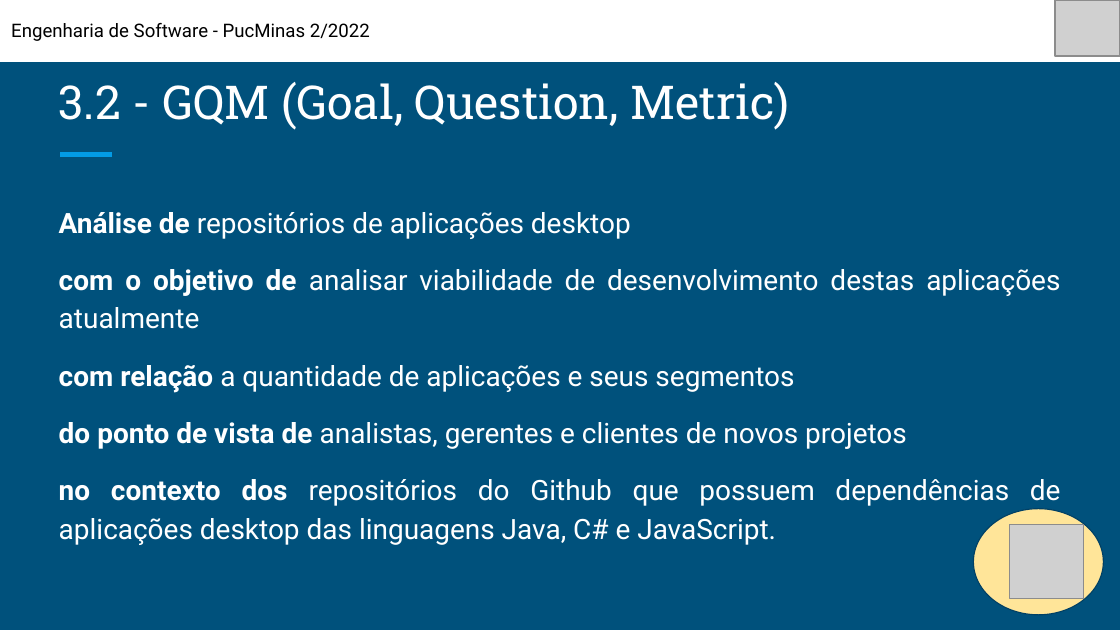
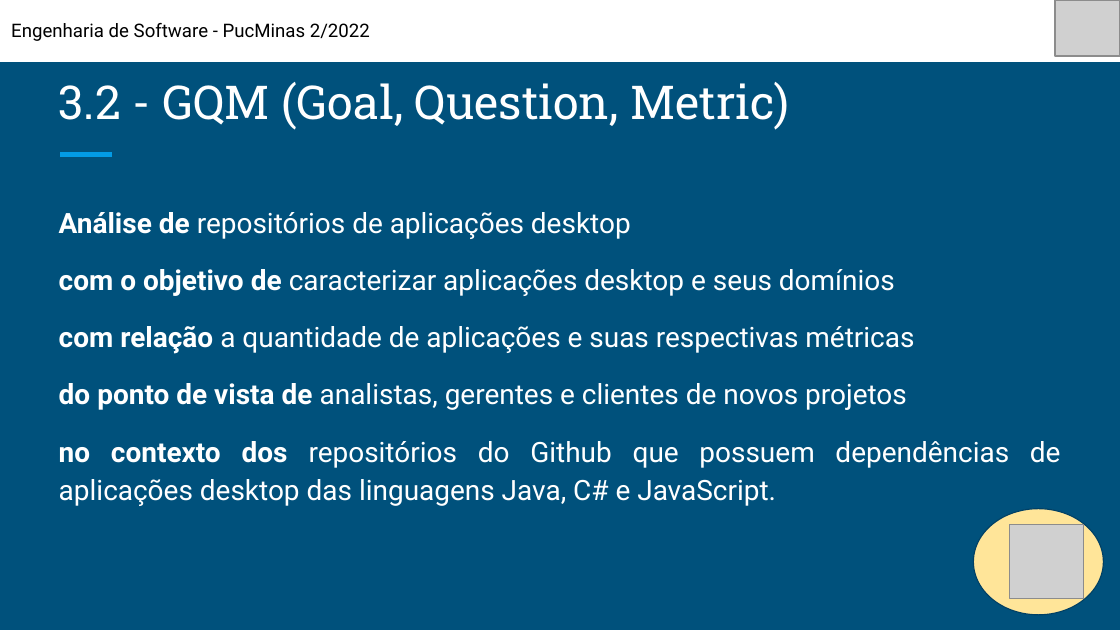
Before and after one commit to ICEI-PUC-Minas-PPLES-TI/plf-es-2022-2-ti6-3150100-pesquisaaplicacoesdesktop, a slide deck: slide 11 of Artefatos/Apresentacoes/Entrega 01 - Definição do Escopo do Trabalho/(Entrega 01) TI6 - Pesquisa Aplicações Desktop.pptx. Drawn at 1120x630 pixels with LibreOffice and Linux fonts; fonts in the diff are those of the drawing; grey boxes stand for pictures. Boxes give left, top, right and bottom in pixels: in the first picture for what was removed or moved away, otherwise in the second. Text is boxed around its words. In the diff, an @@ line names an element or a change of style, - is before the commit and + after.

Commit message:
Update goal

```diff
--- a/Artefatos/Apresentacoes/Entrega 01 - Definição do Escopo do Trabalho/(Entrega 01) TI6 - Pesquisa Aplicações Desktop.pptx
+++ b/Artefatos/Apresentacoes/Entrega 01 - Definição do Escopo do Trabalho/(Entrega 01) TI6 - Pesquisa Aplicações Desktop.pptx
@@ text at [59,269,914,354]: text changed @@
-com o objetivo de analisar viabilidade de desenvolvimento destas aplicações atualmente
-com relação a quantidade de aplicações e seus segmentos
+com o objetivo de caracterizar aplicações desktop e seus domínios
+com relação a quantidade de aplicações e suas respectivas métricas
```
Also in this commit, not shown: 2 other slides changed, 1 other file.
